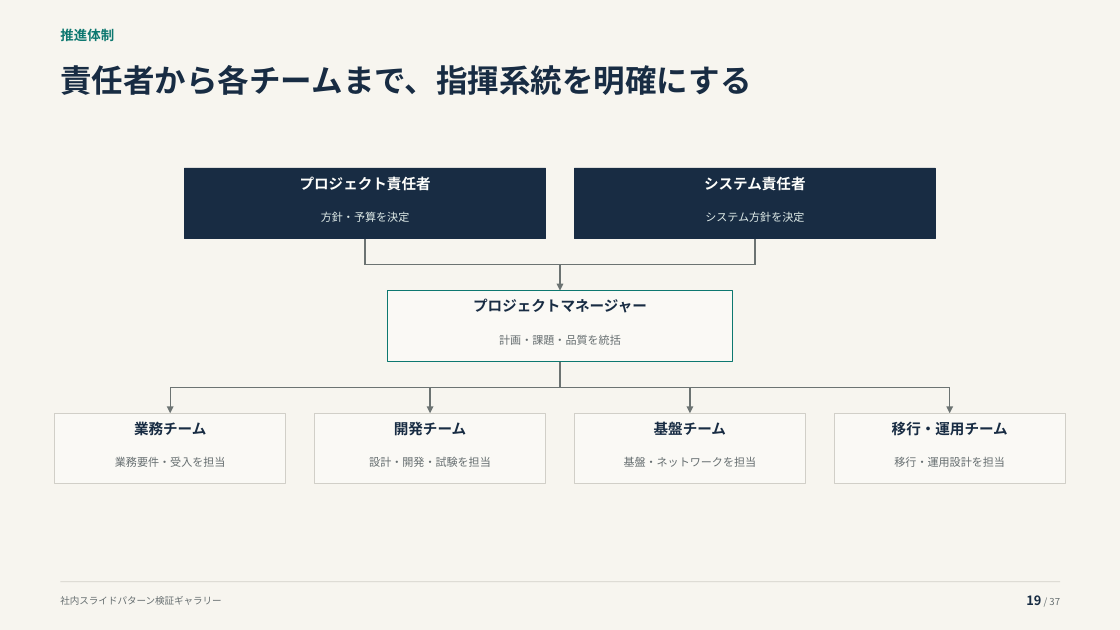
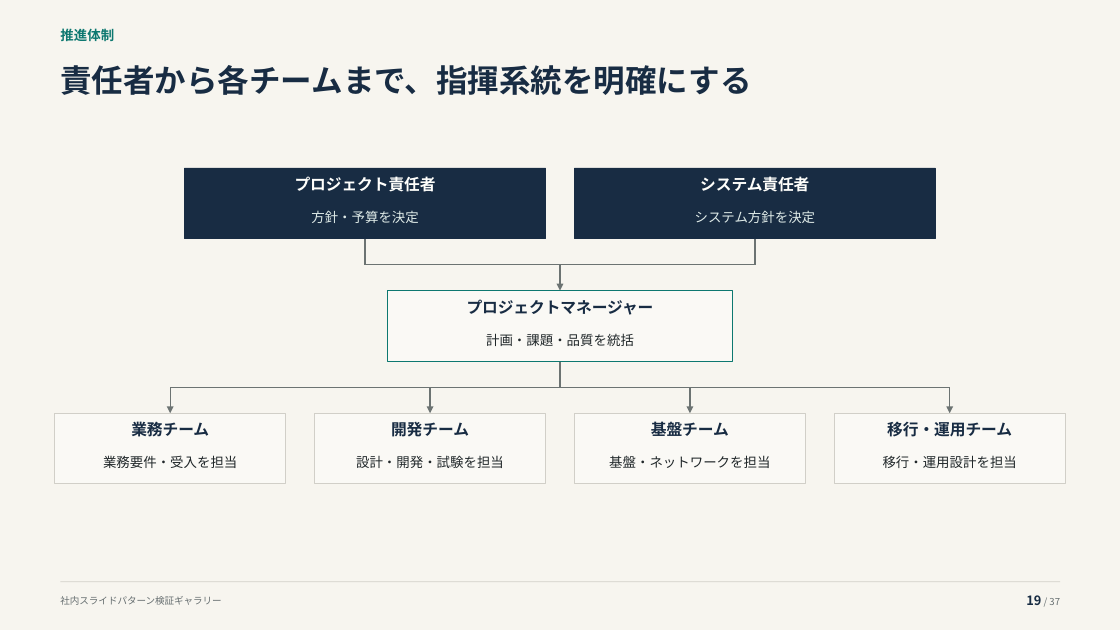
Before and after one commit to thinas1115/pptxdsl, a slide deck: slide 19 of examples/gallery/pattern_gallery.pptx. Drawn at 1120x630 pixels with LibreOffice and Linux fonts; fonts in the diff are those of the drawing. Boxes give left, top, right and bottom in pixels: in the first picture for what was removed or moved away, otherwise in the second. Text is boxed around its words. In the diff, an @@ line names an element or a change of style, - is before the commit and + after.

Commit message:
体制図の役職と担当者の可読性を改善する

```diff
--- a/examples/gallery/pattern_gallery.pptx
+++ b/examples/gallery/pattern_gallery.pptx
@@ text "方針・予算を決定" at [311, 210, 418, 223]: size 9.5 to 11.5 pt @@
@@ text "システム方針を決定" at [695, 210, 816, 223]: size 9.5 to 11.5 pt @@
@@ size 12.5 to 13.5 pt in 7 elements at [295, 176, 436, 192], [700, 176, 809, 192], [467, 299, 654, 315], [131, 421, 209, 437], [391, 422, 469, 437], [651, 421, 729, 436], [887, 421, 1012, 437] @@
@@ size 9.5 to 11.5 pt, text colour #666E70 to #202729 in 5 elements at [486, 333, 634, 346], [103, 455, 237, 468], [356, 455, 504, 468], [609, 455, 770, 468], [883, 455, 1017, 468] @@
```
Also in this commit, not shown: 6 other files.
